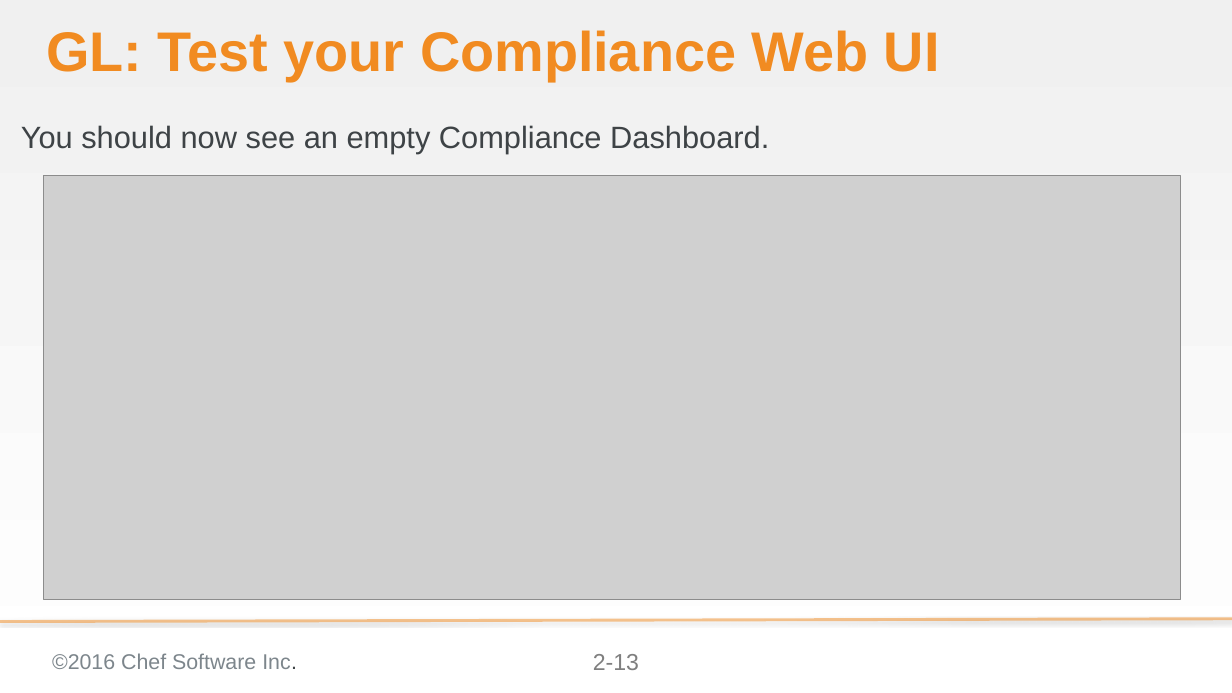
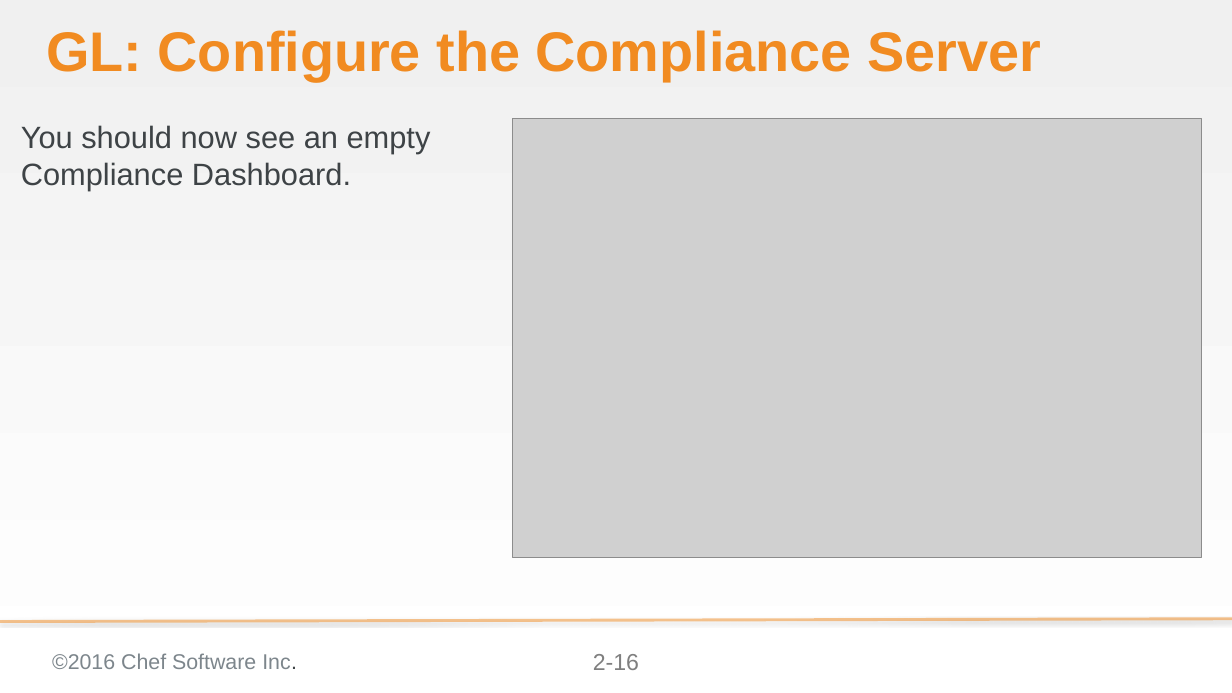
Before and after one commit to bchamby/chef-compliance-installation-configuration-operation, a slide deck: slide 16 of 02-Install.pptx (slide 13 before the commit). Drawn at 1232x693 pixels with LibreOffice and Linux fonts; fonts in the diff are those of the drawing; grey boxes stand for pictures; background and template pictures are left out. Boxes give left, top, right and bottom in pixels: in the first picture for what was removed or moved away, otherwise in the second. Text is boxed around its words. In the diff, an @@ line names an element or a change of style, - is before the commit and + after.

Commit message:
redid the Configure the Compliance Server slides from s2-10 to the end.

```diff
--- a/02-Install.pptx
+++ b/02-Install.pptx
@@ title at (x1=46, y1=30, x2=1041, y2=81): text changed @@
-GL: Test your Compliance Web UI
+GL: Configure the Compliance Server
@@ text "You should now see an ..." rewrapped from (x1=21, y1=125, x2=769, y2=154) to (x1=21, y1=125, x2=431, y2=191) @@
@@ picture added at (x1=512, y1=118, x2=1202, y2=556) @@
@@ picture removed at (x1=43, y1=175, x2=1180, y2=599) @@
@@ page number at (x1=593, y1=654, x2=639, y2=670): text changed @@
-2-13
+2-16
```
Also in this commit, not shown: 1 other slide changed, 5 slides added, 2 slides removed.
